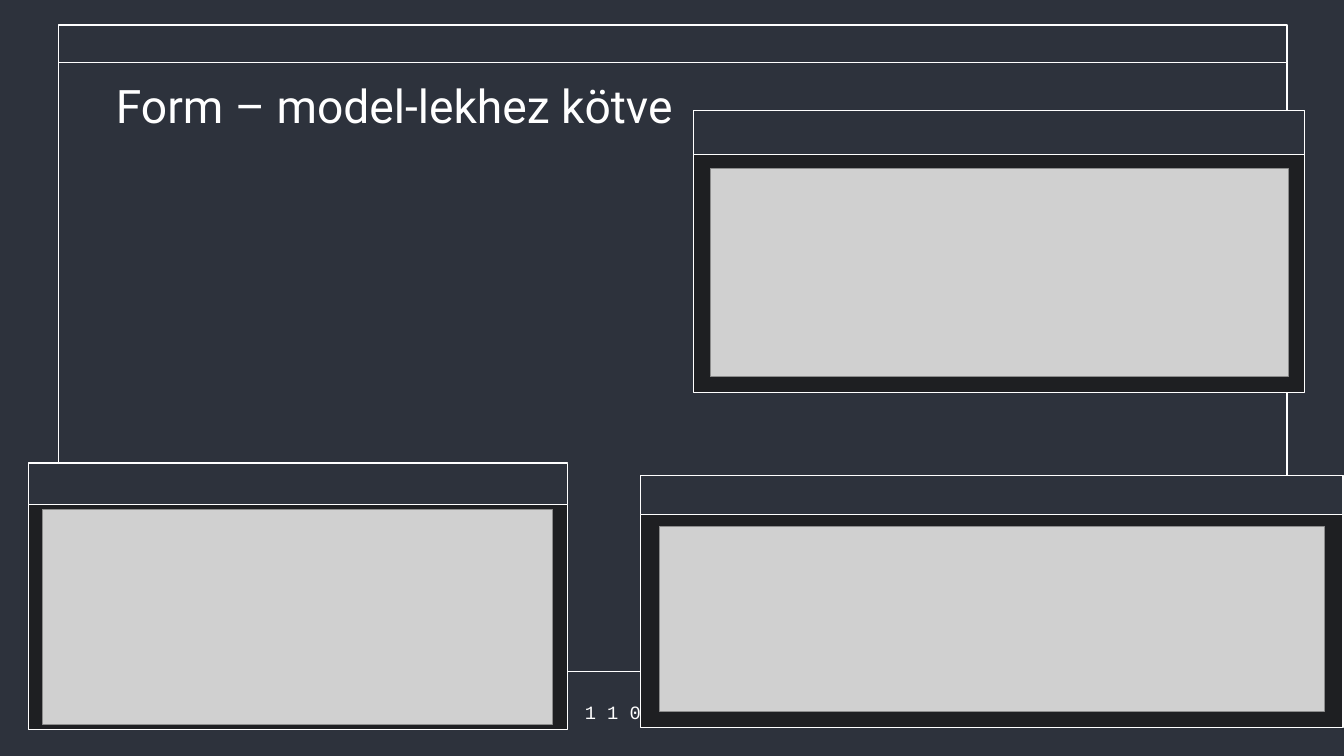
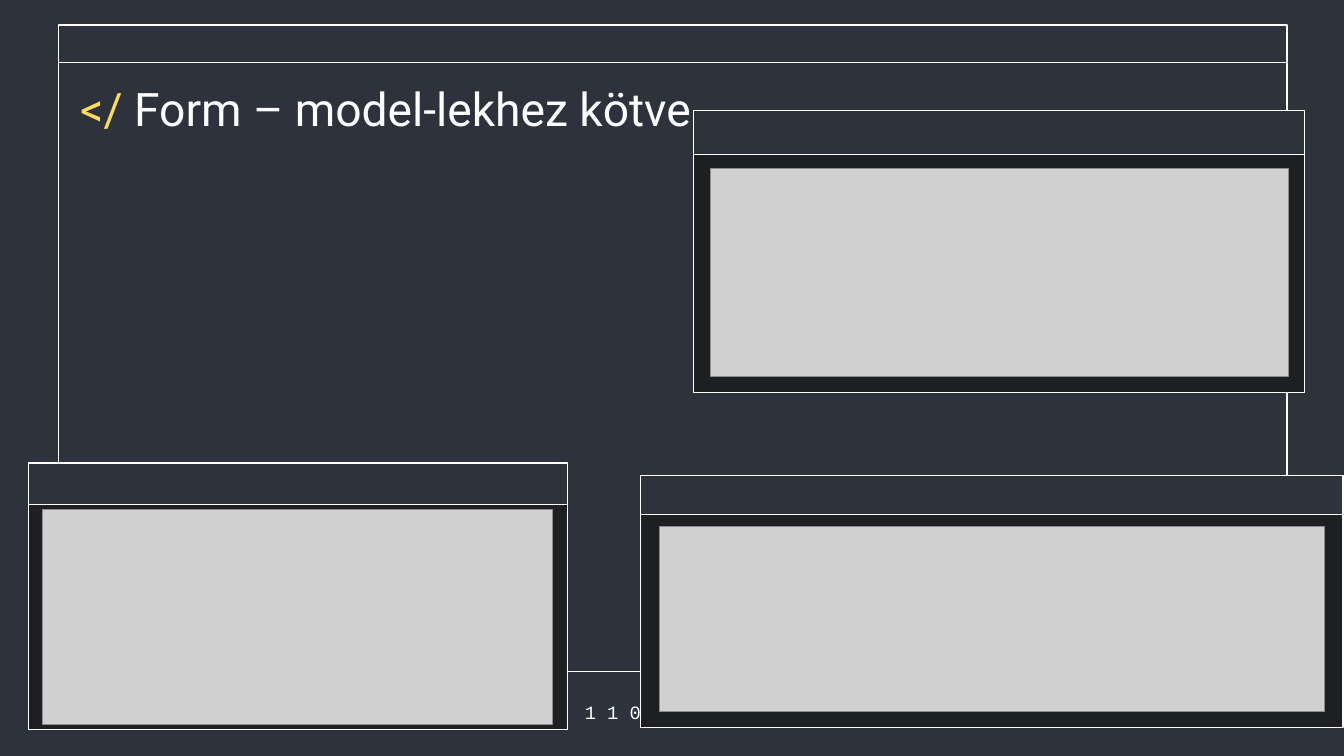
Before and after one commit to Acsilaa/dusza2024-25, a slide deck: slide 3 of Hell yeah ppt.pptx. Drawn at 1344x756 pixels with LibreOffice and Linux fonts; fonts in the diff are those of the drawing; grey boxes stand for pictures. Boxes give left, top, right and bottom in pixels: in the first picture for what was removed or moved away, otherwise in the second. Text is boxed around its words. In the diff, an @@ line names an element or a change of style, - is before the commit and + after.

```diff
--- a/Hell yeah ppt.pptx
+++ b/Hell yeah ppt.pptx
@@ text at (134, 91, 690, 127): text changed @@
-Form – model-lekhez kötve
+</ Form – model-lekhez kötve
```
Also in this commit, not shown: 3 other slides changed, 1 slide added, 1 other file.
